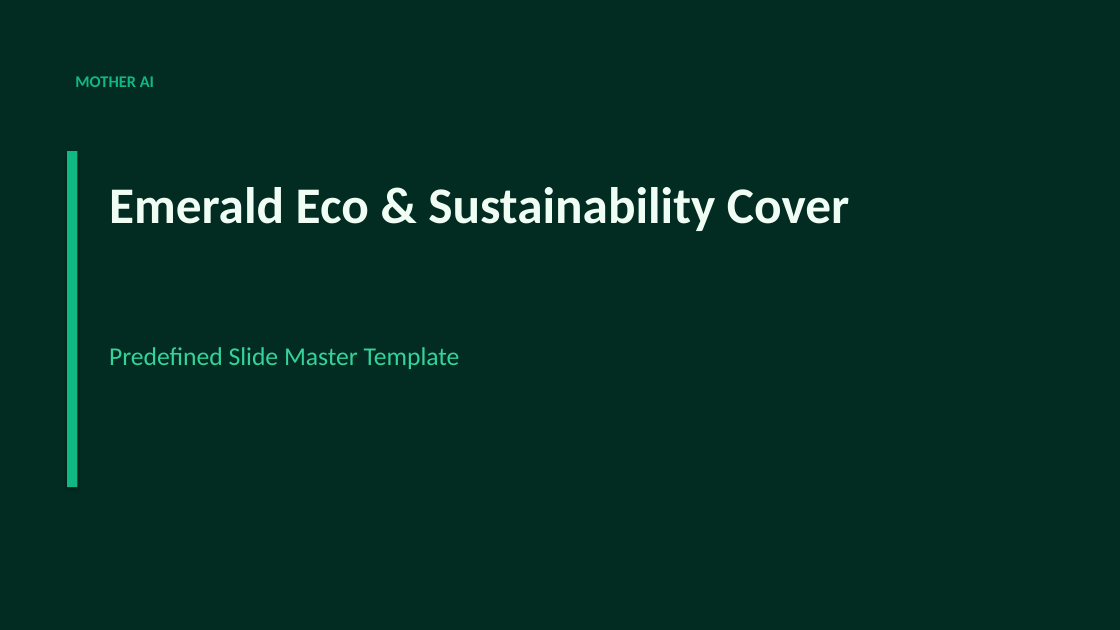
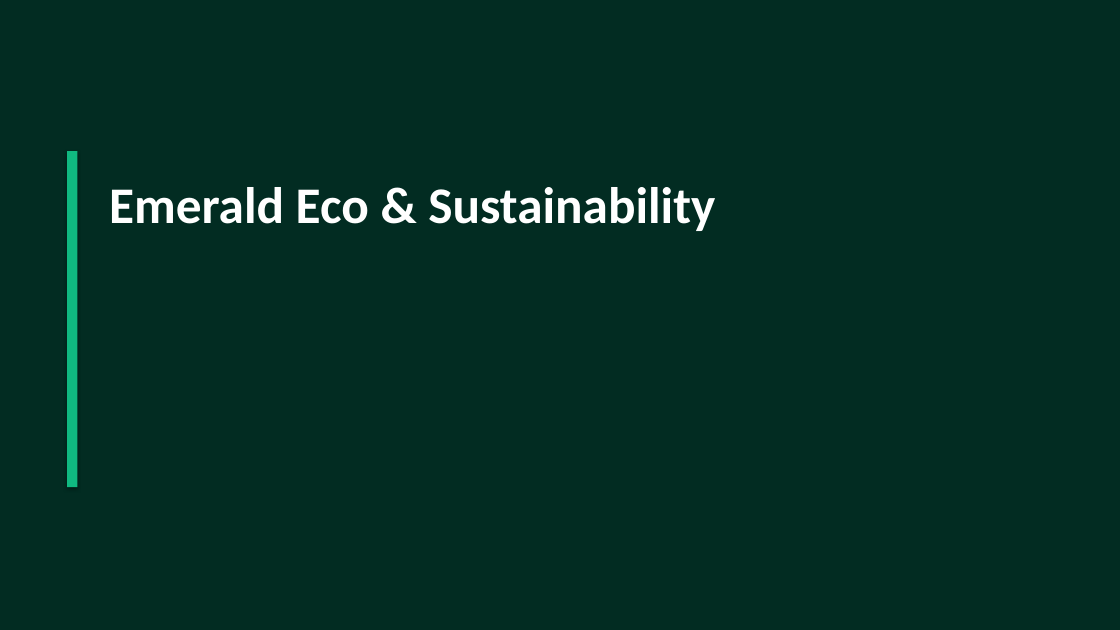
Before and after one commit to mrparihar08/MOTHER, a slide deck: slide 1 of templates/emerald_nature.pptx. Drawn at 1120x630 pixels with LibreOffice and Linux fonts; fonts in the diff are those of the drawing. Boxes give left, top, right and bottom in pixels: in the first picture for what was removed or moved away, otherwise in the second. Text is boxed around its words. In the diff, an @@ line names an element or a change of style, - is before the commit and + after.

```diff
--- a/templates/emerald_nature.pptx
+++ b/templates/emerald_nature.pptx
@@ text removed at <box>75,76,154,87</box> @@
-MOTHER AI
@@ text at <box>109,187,715,231</box>: text changed; text colour #F0FDF4 to #FFFFFF @@
-Emerald Eco & Sustainability Cover
+Emerald Eco & Sustainability
@@ text removed at <box>109,347,460,369</box> @@
-Predefined Slide Master Template
```
Also in this commit, not shown: 1 slide added, 1 slide removed, 29 other files.
